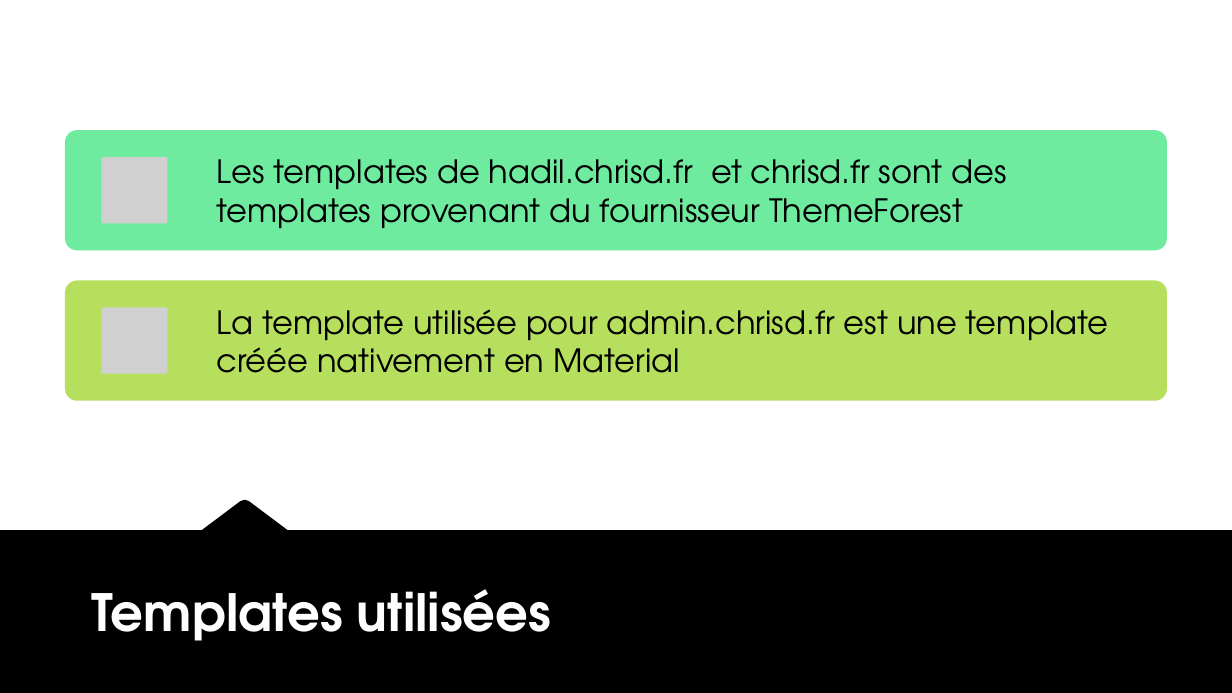
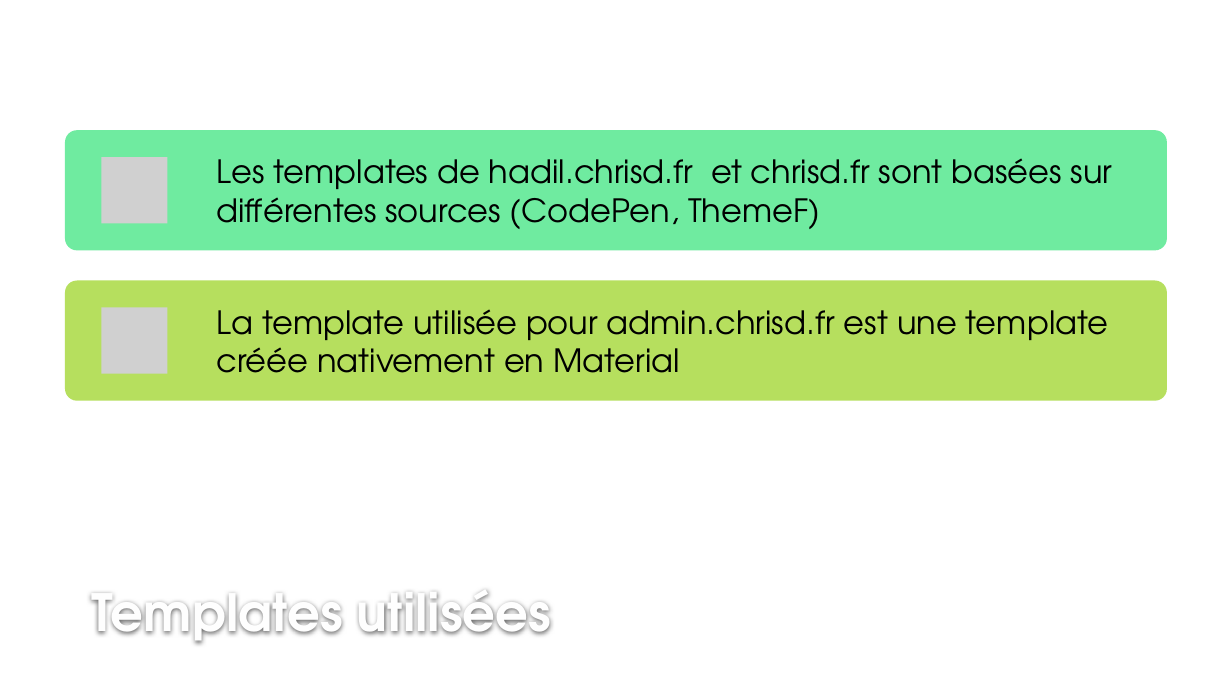
Before and after one commit to DevSell/final, a slide deck: slide 8 of Web/presentation.pptx (slide 7 before the commit). Drawn at 1232x693 pixels with LibreOffice and Linux fonts; fonts in the diff are those of the drawing; grey boxes stand for pictures; background and template pictures are left out. Boxes give left, top, right and bottom in pixels: in the first picture for what was removed or moved away, otherwise in the second. Text is boxed around its words. In the diff, an @@ line names an element or a change of style, - is before the commit and + after.

```diff
--- a/Web/presentation.pptx
+++ b/Web/presentation.pptx
@@ text at [217,158,1113,229]: text changed @@
-Les templates de hadil.chrisd.fr et chrisd.fr sont des templates provenant du fournisseur ThemeForest
+Les templates de hadil.chrisd.fr et chrisd.fr sont basées sur différentes sources (CodePen, ThemeF)
@@ freeform shape removed at [0,500,1232,693] @@
```
Also in this commit, not shown: 9 other slides changed, 1 slide added, 4 other files.
